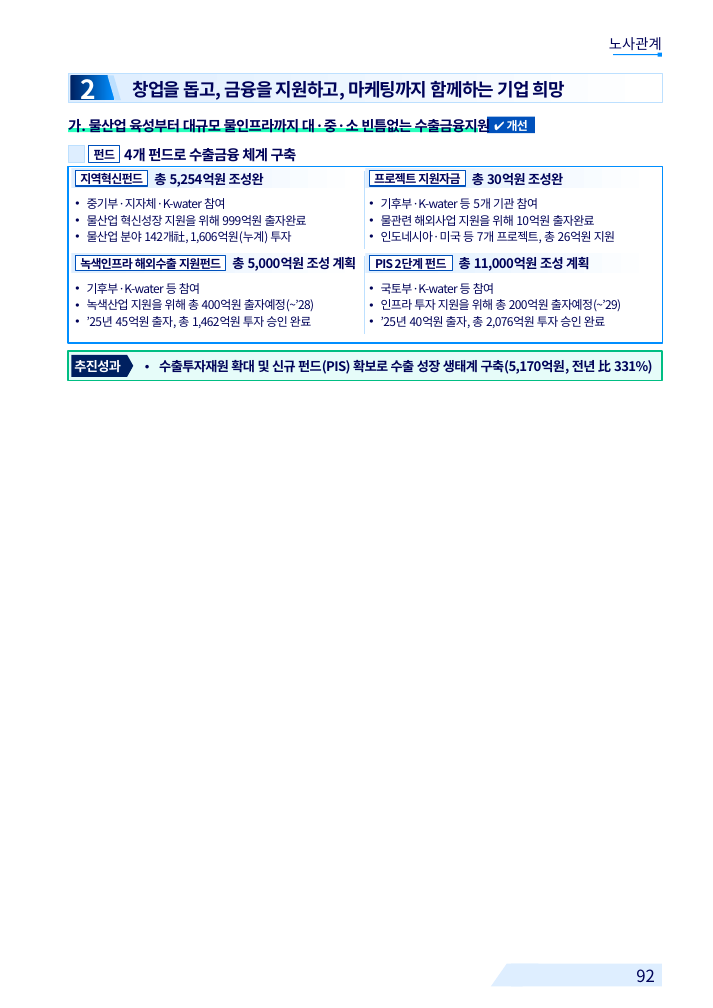
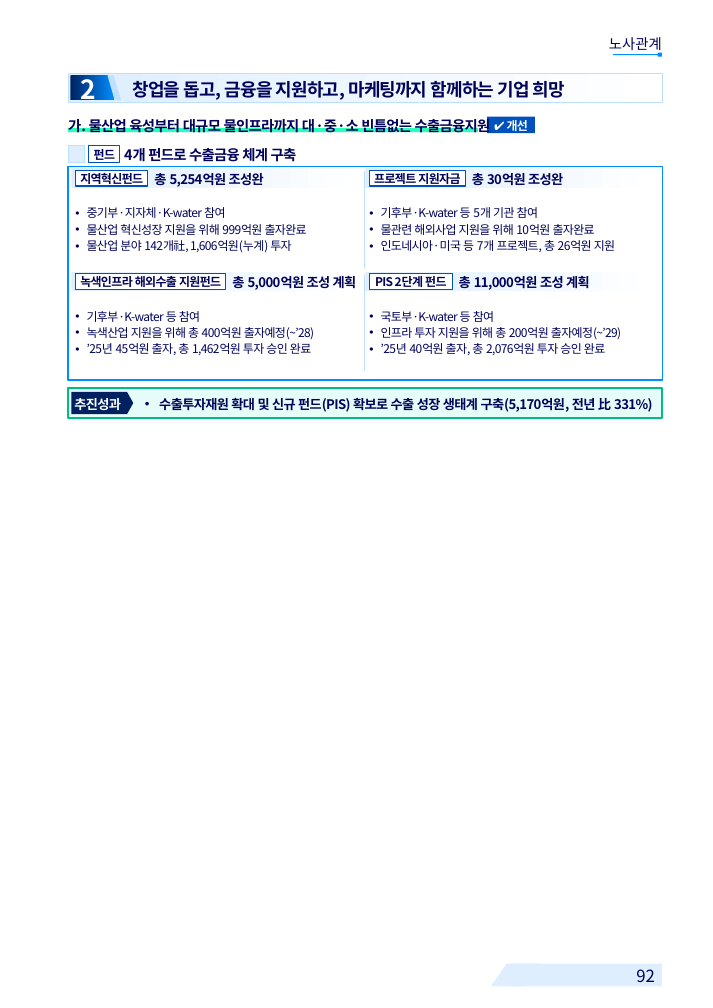
Before and after one commit to khjlsi-creator/claude, a slide deck: slide 92 of korad-경영평가-ppt/KORAD_경영평가_레이아웃_템플릿_A4세로.pptx. Drawn at 713x1008 pixels with LibreOffice and Linux fonts; fonts in the diff are those of the drawing; background and template pictures are left out. Boxes give left, top, right and bottom in pixels: in the first picture for what was removed or moved away, otherwise in the second. Text is boxed around its words. In the diff, an @@ line names an element or a change of style, - is before the commit and + after.

```diff
--- a/korad-경영평가-ppt/KORAD_경영평가_레이아웃_템플릿_A4세로.pptx
+++ b/korad-경영평가-ppt/KORAD_경영평가_레이아웃_템플릿_A4세로.pptx
@@ rectangle: place and size @@
-rectangle at (68,166,662,343)
+rectangle at (68,166,662,380)
@@ line moved from (364, 172) - (364, 249) to (364, 172) - (364, 267) @@
@@ text "중기부·지자체·K-water 참여": place and size @@
-text "중기부·지자체·K-water 참여" at (87,198,307,243)
+text "중기부·지자체·K-water 참여" at (87,207,307,252)
@@ text "기후부·K-water 등 5개 기관 참여": place and size @@
-text "기후부·K-water 등 5개 기관 참여" at (381,198,615,243)
+text "기후부·K-water 등 5개 기관 참여" at (381,207,615,252)
@@ text "기후부·K-water 등 참여": place and size @@
-text "기후부·K-water 등 참여" at (87,283,314,328)
+text "기후부·K-water 등 참여" at (87,311,314,355)
@@ line moved from (364, 256) - (364, 334) to (364, 275) - (364, 371) @@
@@ text "국토부·K-water 등 참여": place and size @@
-text "국토부·K-water 등 참여" at (381,283,621,328)
+text "국토부·K-water 등 참여" at (381,311,621,355)
@@ 4 texts, 4 rectangles: place and size @@
-4 texts, 4 rectangles at (72,253,657,273)
+4 texts, 4 rectangles at (72,272,657,291)
@@ rectangle: place and size @@
-rectangle at (68,351,662,380)
+rectangle at (68,389,662,418)
@@ 2 texts, 1 pentagon arrow: place and size @@
-2 texts, 1 pentagon arrow at (72,355,653,378)
+2 texts, 1 pentagon arrow at (72,392,653,415)
```
Also in this commit, not shown: 1 other slide changed, 7 slides added, 4 other files.
